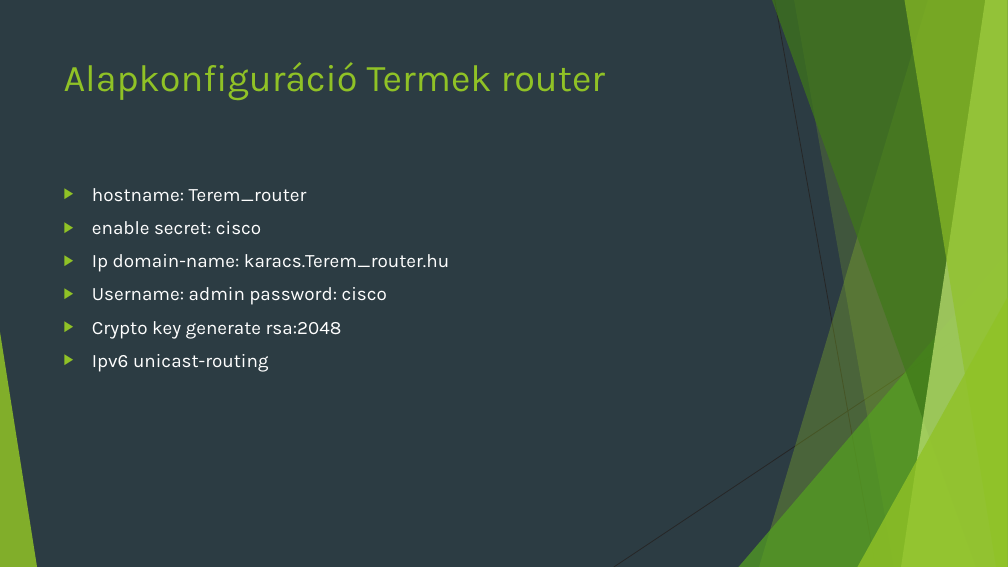
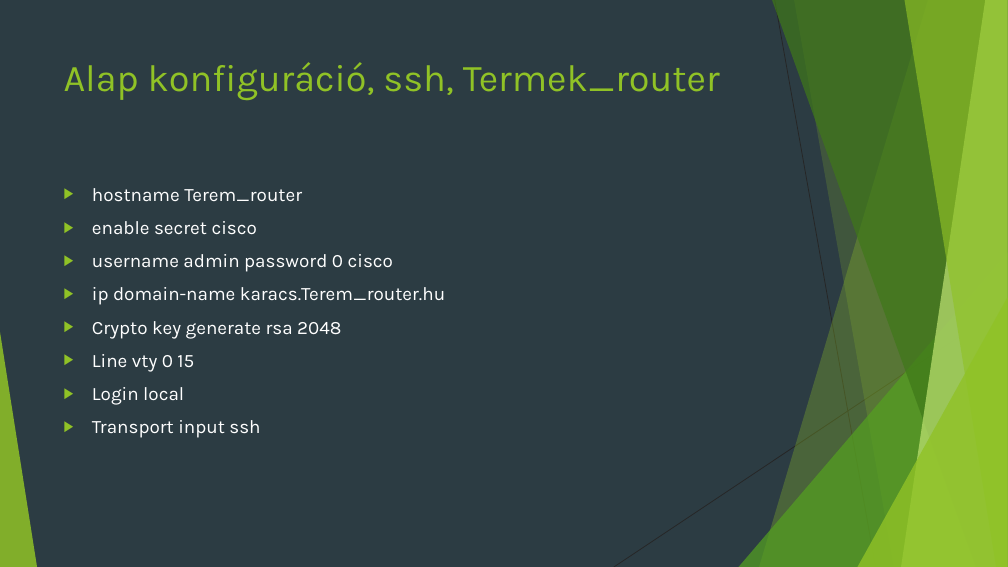
Before and after one commit to Sprint2sport2/projekt, a slide deck: slide 12 of Projekt Feladat (1).pptx (slide 14 before the commit). Drawn at 1008x567 pixels with LibreOffice and Linux fonts; fonts in the diff are those of the drawing. Boxes give left, top, right and bottom in pixels: in the first picture for what was removed or moved away, otherwise in the second. Text is boxed around its words. In the diff, an @@ line names an element or a change of style, - is before the commit and + after.

```diff
--- a/Projekt Feladat (1).pptx
+++ b/Projekt Feladat (1).pptx
@@ title at <box>64,62,720,100</box>: text changed @@
-Alapkonfiguráció Termek router
+Alap konfiguráció, ssh, Termek_router
@@ text at <box>92,188,445,438</box>: text changed @@
-▶ hostname: Terem_router
-▶ enable secret: cisco
-▶ Ip domain-name: karacs.Terem_router.hu
-▶ Username: admin password: cisco
-▶ Crypto key generate rsa:2048
-▶ Ipv6 unicast-routing
+▶ hostname Terem_router
+▶ enable secret cisco
+▶ username admin password 0 cisco
+▶ ip domain-name karacs.Terem_router.hu
+▶ Crypto key generate rsa 2048
+▶ Line vty 0 15
+▶ Login local
+▶ Transport input ssh
```
Also in this commit, not shown: 9 other slides changed, 2 slides added, 22 slides removed.
